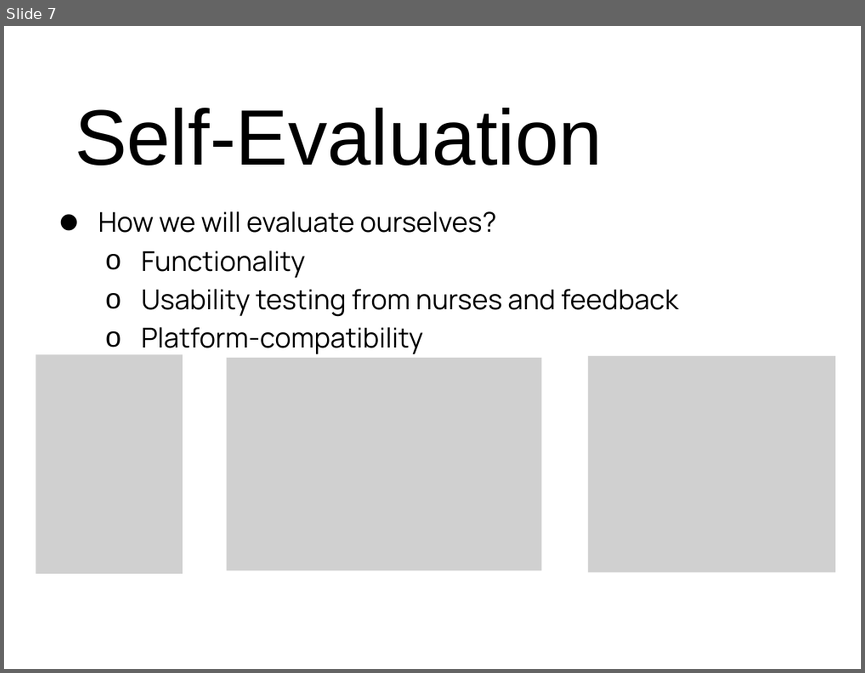
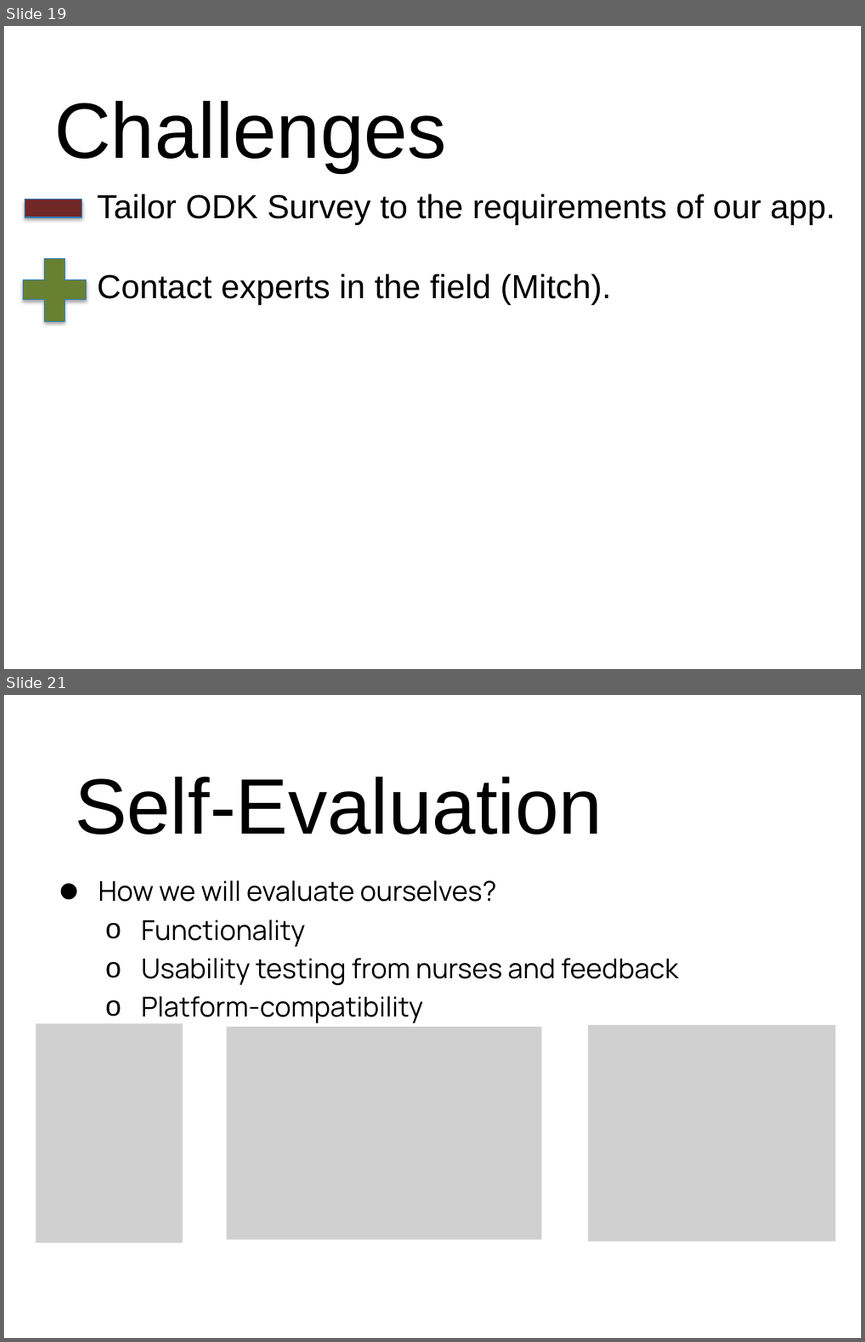
Before and after one commit to xiaoj/481web, a slide deck: presentation/Final Presentation.pptx. Shown one above the other, each under a label of ours: slide 7 before the commit, slides 19 and 21 after it; the slides between them are not shown. The pictures are 865x673 and 865x1342 pixels, drawn with LibreOffice and Linux fonts; fonts in the diff are those of the drawing; grey boxes stand for pictures; background and template pictures are left out. Boxes give left, top, right and bottom in pixels: in the first picture for what was removed or moved away, otherwise in the second. Text is boxed around its words. In the diff, an @@ line names an element or a change of style, - is before the commit and + after.

```diff
--- a/presentation/Final Presentation.pptx
+++ b/presentation/Final Presentation.pptx
@@ slide 19 added at box(4, 26, 861, 669), background picture (left out) @@
@@ title added at box(54, 101, 447, 171), 66 pt, text #000000 @@
+Challenges
@@ math minus added at box(15, 170, 92, 247), fill #712627, outline #367EB9 0.75 pt @@
@@ text added at box(97, 193, 834, 305), 28 pt, text #000000 @@
+Tailor ODK Survey to the requirements of our app.
+Contact experts in the field (Mitch).
@@ plus sign added at box(12, 247, 98, 333), fill #688031, outline #367EB9 0.75 pt @@
@@ what was slide 7 is now slide 21 @@
```
Also in this commit, not shown: 15 other slides added, 2 slides removed.
